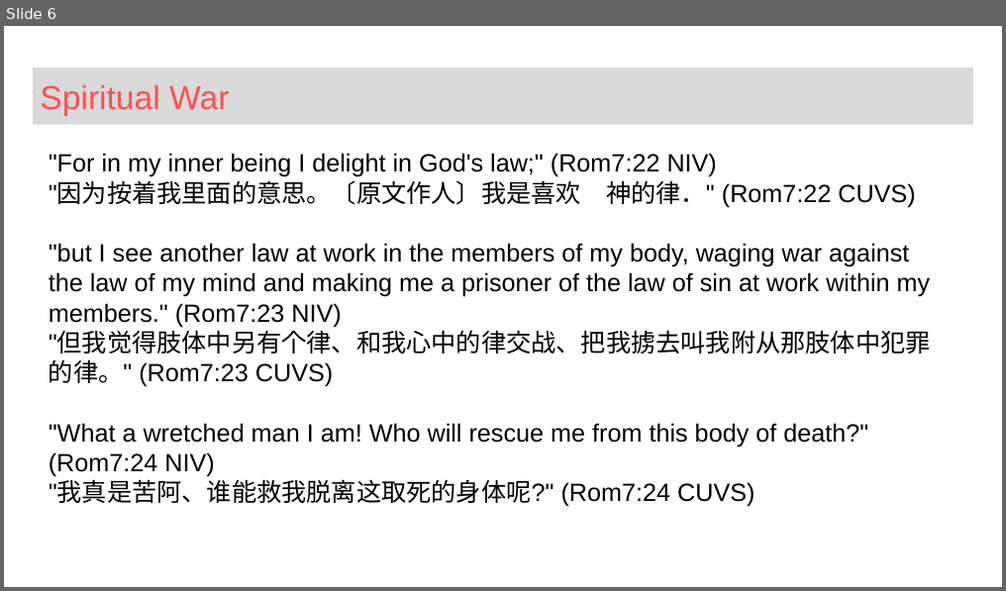
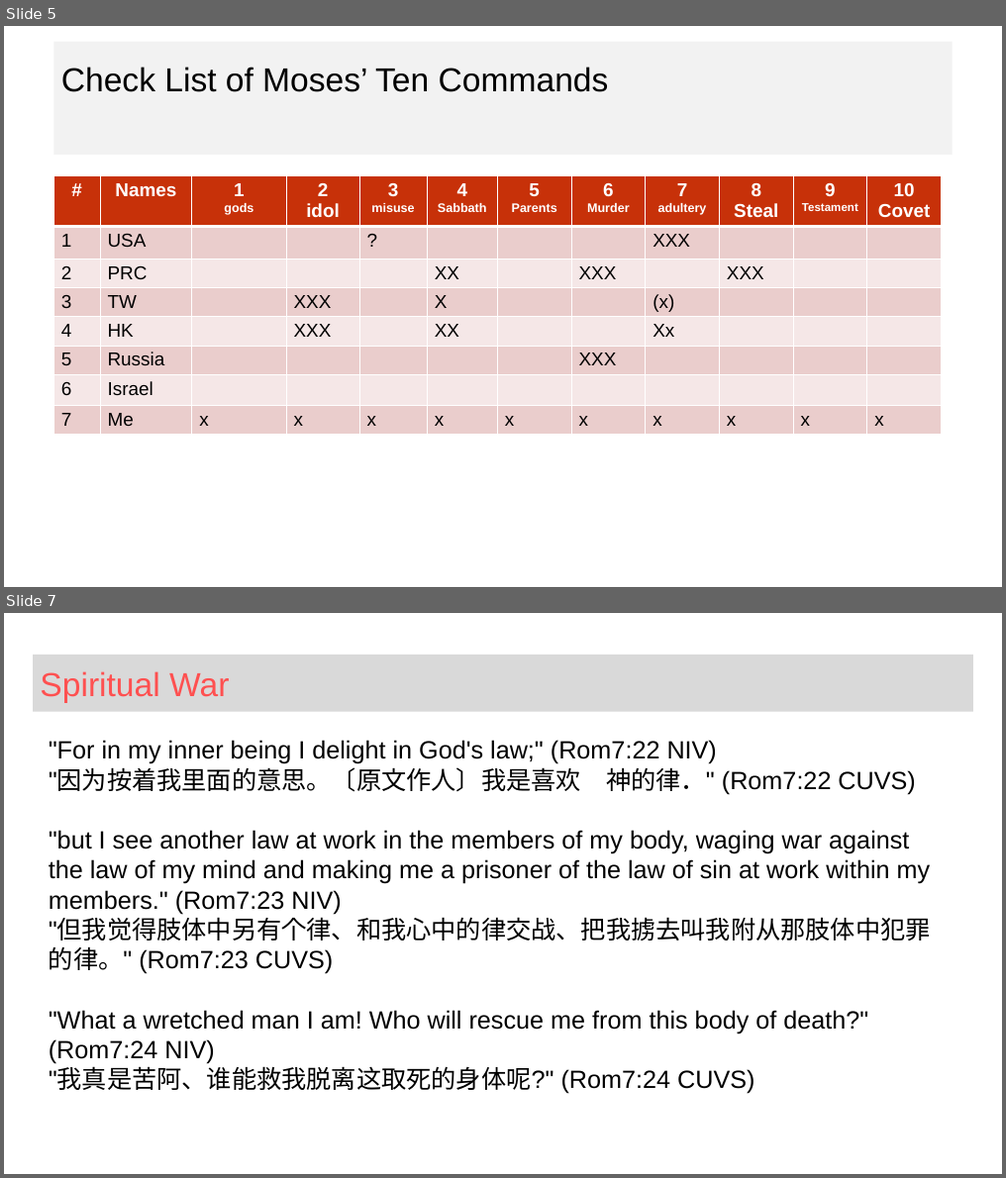
Before and after one commit to wdingbox/accc_2025_pp, a slide deck: work/wk_1King16_29_34.pptx. Shown one above the other, each under a label of ours: slide 6 before the commit, slides 5 and 7 after it; the slides between them are not shown. The pictures are 1006x591 and 1006x1178 pixels, drawn with LibreOffice and Linux fonts; fonts in the diff are those of the drawing; background and template pictures are left out. Boxes give left, top, right and bottom in pixels: in the first picture for what was removed or moved away, otherwise in the second. Text is boxed around its words. In the diff, an @@ line names an element or a change of style, - is before the commit and + after.

```diff
--- a/work/wk_1King16_29_34.pptx
+++ b/work/wk_1King16_29_34.pptx
@@ slide 5 added at (x1=4, y1=26, x2=1002, y2=587), background picture (left out) @@
@@ title added at (x1=54, y1=42, x2=952, y2=155), fill #F2F2F2, 32 pt, text #000000 @@
+Check List of Moses’ Ten Commands
@@ table added at (x1=54, y1=176, x2=943, y2=442), 8 rows, 12 columns @@
+# | Names | 1 / gods | 2 / idol | 3 / misuse | 4 / Sabbath | 5 / Parents | 6 / Murder | 7 / adultery | 8 / Steal | 9 / Testament | 10 / Covet
+1 | USA |  |  | ? |  |  |  | XXX |  |  | 
+2 | PRC |  |  |  | XX |  | XXX |  | XXX |  | 
+3 | TW |  | XXX |  | X |  |  | (x) |  |  | 
+4 | HK |  | XXX |  | XX |  |  | Xx |  |  | 
+5 | Russia |  |  |  |  |  | XXX |  |  |  | 
+6 | Israel |  |  |  |  |  |  |  |  |  | 
+7 | Me | x | x | x | x | x | x | x | x | x | x
@@ what was slide 6 is now slide 7 @@
```
Also in this commit, not shown: 3 slides changed, 1 other slide added, 1 slide removed, 2 other files.
